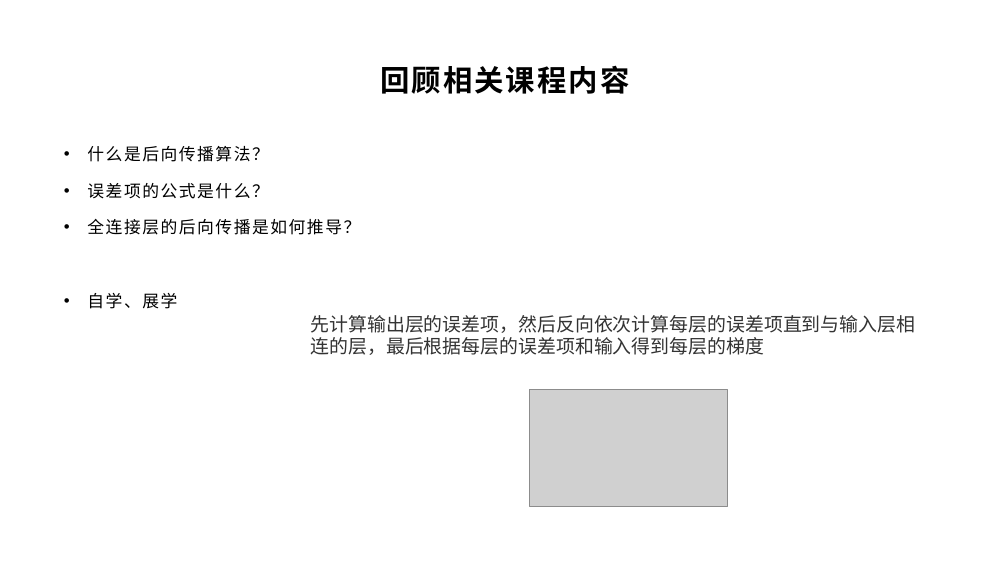
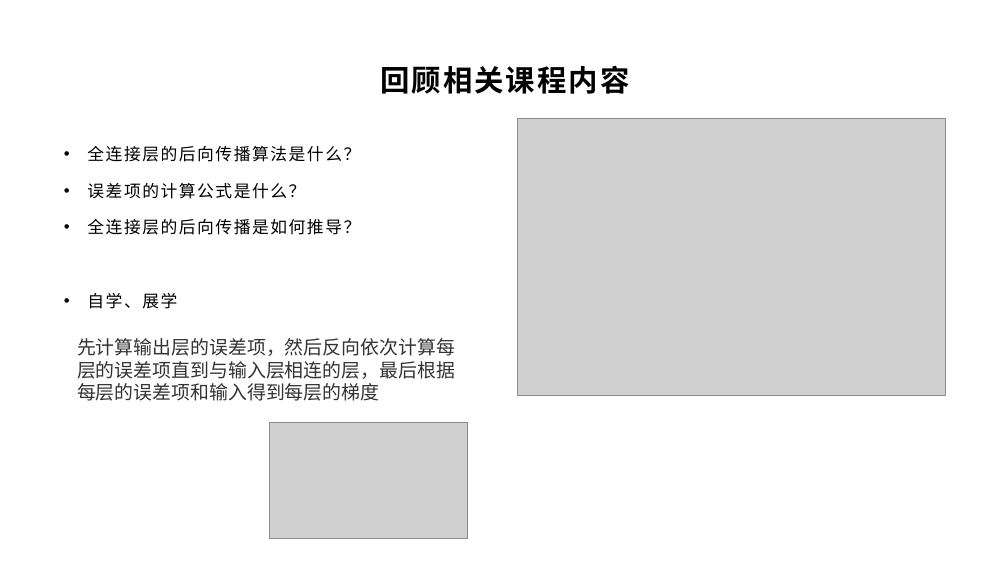
Before and after one commit to yyc-git/DeepLearningEdu, a slide deck: slide 5 of lessons/10_conv_layer_backward/ppt/卷积层的后向传播推导.pptx. Drawn at 1008x567 pixels with LibreOffice and Linux fonts; fonts in the diff are those of the drawing; grey boxes stand for pictures; background and template pictures are left out. Boxes give left, top, right and bottom in pixels: in the first picture for what was removed or moved away, otherwise in the second. Text is boxed around its words. In the diff, an @@ line names an element or a change of style, - is before the commit and + after.

```diff
--- a/lessons/10_conv_layer_backward/ppt/卷积层的后向传播推导.pptx
+++ b/lessons/10_conv_layer_backward/ppt/卷积层的后向传播推导.pptx
@@ picture added at (x1=518, y1=119, x2=946, y2=395) @@
@@ text at (x1=87, y1=146, x2=360, y2=199): text changed @@
-• 什么是后向传播算法？
-• 误差项的公式是什么？
+• 全连接层的后向传播算法是什么？
+• 误差项的计算公式是什么？
@@ text "先计算输出层的误差项，然后反向依次计算每层的误差项直到与输入层相连的层，最后根据每层的误差项和输入得到每层的梯度" rewrapped from (x1=311, y1=315, x2=916, y2=355) to (x1=77, y1=338, x2=455, y2=401) @@
@@ picture moved from (x1=529, y1=390, x2=727, y2=507) to (x1=269, y1=422, x2=467, y2=538) @@
```
Also in this commit, not shown: 8 other slides changed, 1 slide added, 1 other file.
